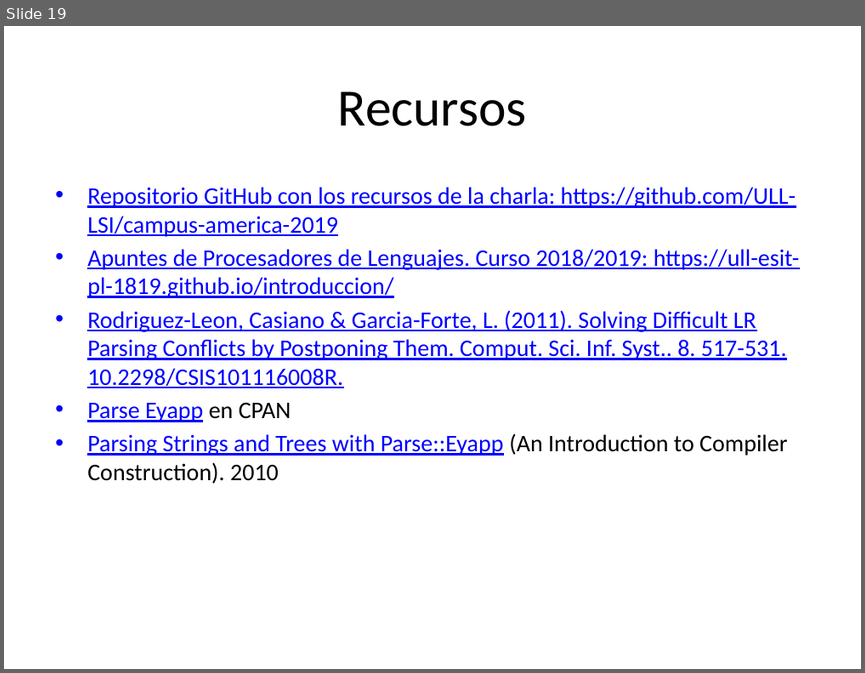
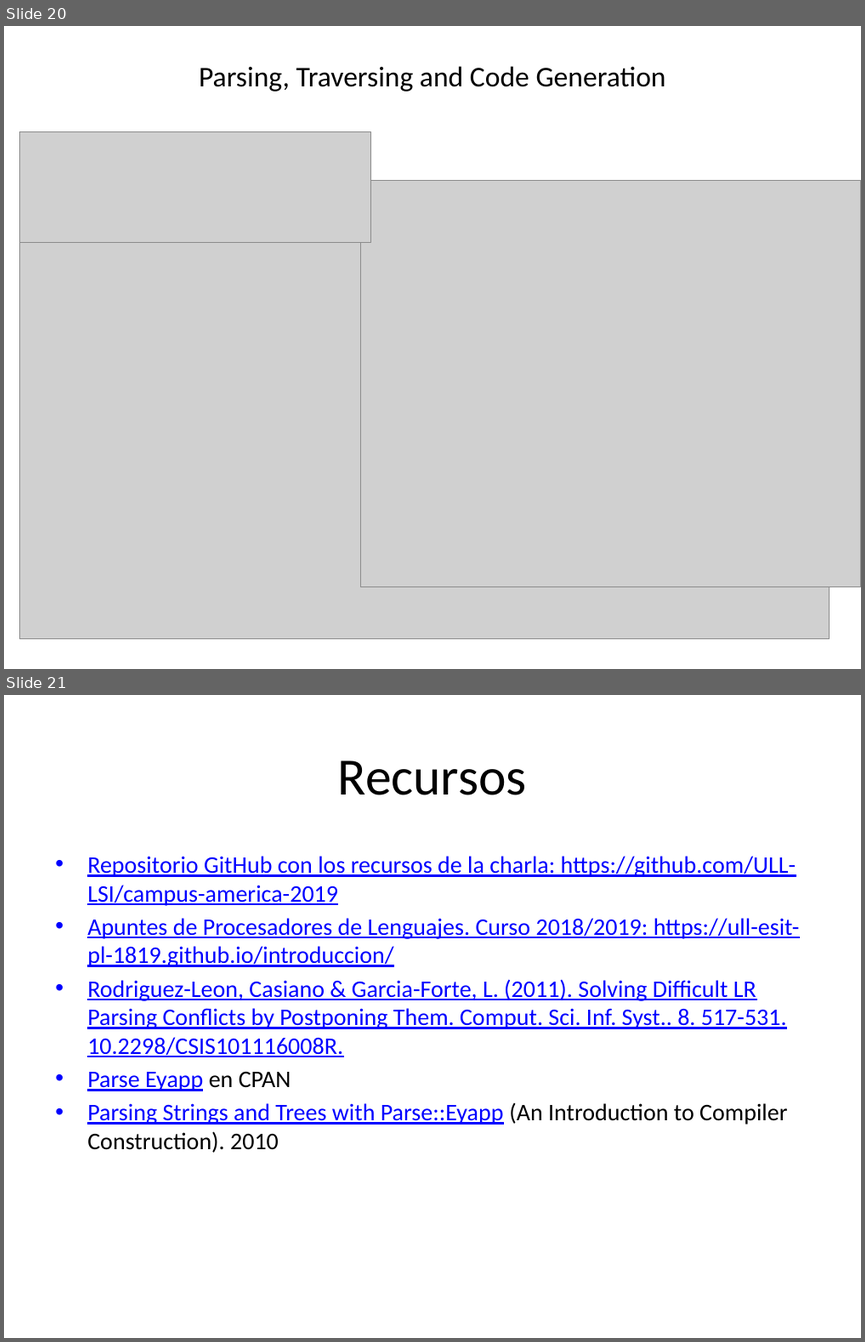
Before and after one commit to ULL-LSI/campus-america-2019, a slide deck: casiano/CAMPUS-AMERICA-2019-PROCESADORES-DE-LENGUAJES.pptx. Shown one above the other, each under a label of ours: slide 19 before the commit, slides 20 and 21 after it. The pictures are 865x673 and 865x1342 pixels, drawn with LibreOffice and Linux fonts; fonts in the diff are those of the drawing; grey boxes stand for pictures. Boxes give left, top, right and bottom in pixels: in the first picture for what was removed or moved away, otherwise in the second. Text is boxed around its words. In the diff, an @@ line names an element or a change of style, - is before the commit and + after.

```diff
--- a/casiano/CAMPUS-AMERICA-2019-PROCESADORES-DE-LENGUAJES.pptx
+++ b/casiano/CAMPUS-AMERICA-2019-PROCESADORES-DE-LENGUAJES.pptx
@@ slide 20 added at (x1=4, y1=26, x2=861, y2=669), background #FFFFFF @@
@@ title added at (x1=199, y1=66, x2=666, y2=91), 24 pt, text #000000 @@
+Parsing, Traversing and Code Generation
@@ picture added at (x1=19, y1=132, x2=370, y2=243) @@
@@ picture added at (x1=360, y1=181, x2=861, y2=587) @@
@@ picture added at (x1=19, y1=217, x2=828, y2=639) @@
@@ what was slide 19 is now slide 21 @@
```
Also in this commit, not shown: 1 other slide added, 3 other files.
